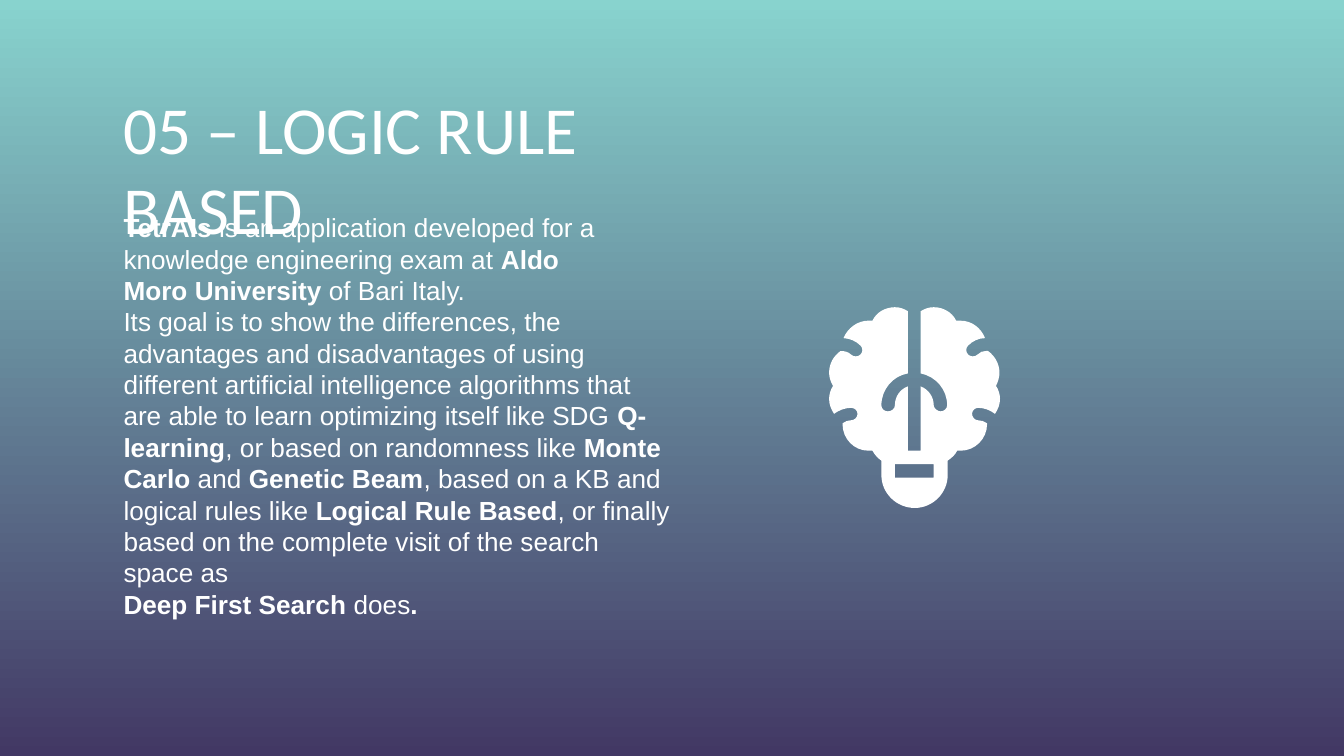
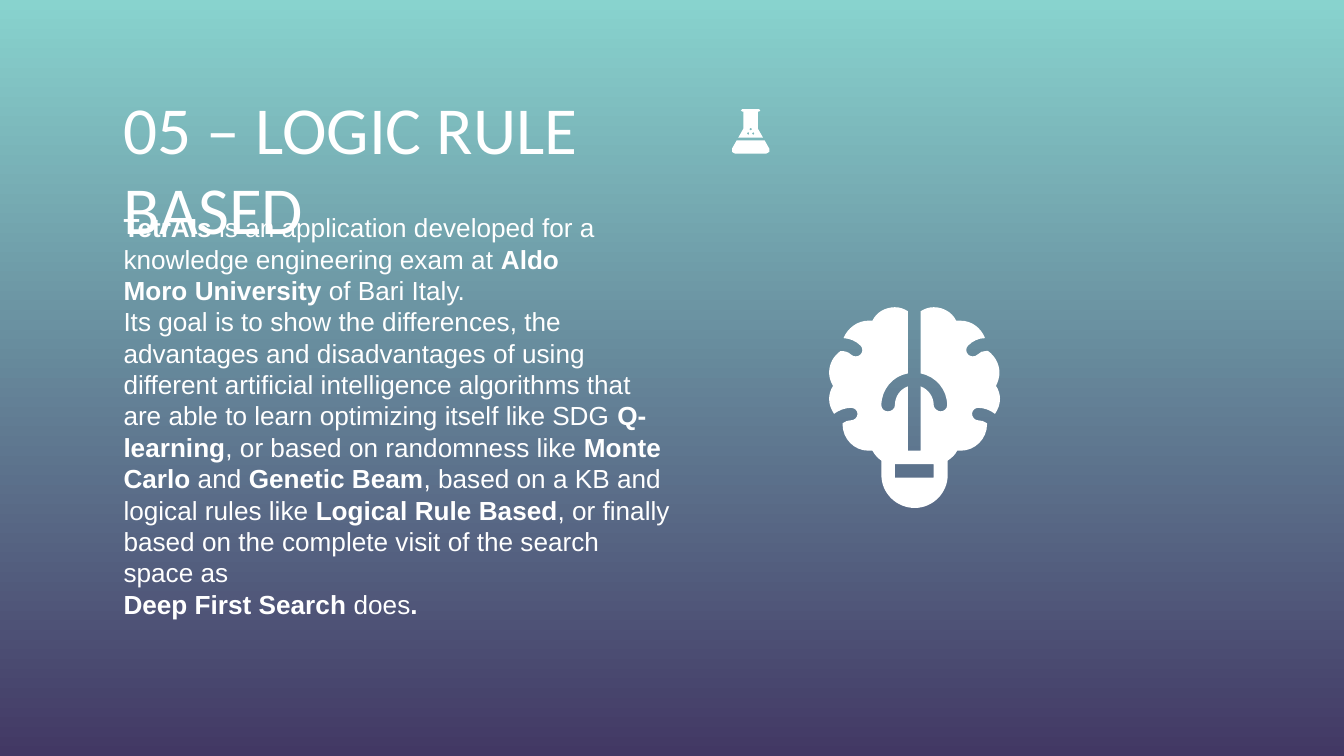
Before and after one commit to Chrism1c/TetrAIs, a slide deck: slide 10 of doc/Presentazione TetrAIs.pptx. Drawn at 1344x756 pixels with LibreOffice and Linux fonts; fonts in the diff are those of the drawing; background and template pictures are left out. Boxes give left, top, right and bottom in pixels: in the first picture for what was removed or moved away, otherwise in the second. Text is boxed around its words. In the diff, an @@ line names an element or a change of style, - is before the commit and + after.

```diff
--- a/doc/Presentazione TetrAIs.pptx
+++ b/doc/Presentazione TetrAIs.pptx
@@ freeform shape added at (738, 109, 762, 137), fill #FFFFFF @@
@@ freeform shape added at (731, 140, 770, 153), fill #FFFFFF @@
```
Also in this commit, not shown: 2 other slides changed.
